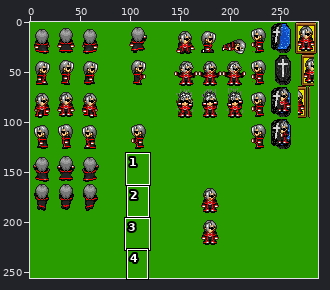
A sprite sheet gets an edit: CharSet/Actor_Valnar01.png. Above: a wide view before the commit, with the close-up outlined.
Close-up. Earlier state:
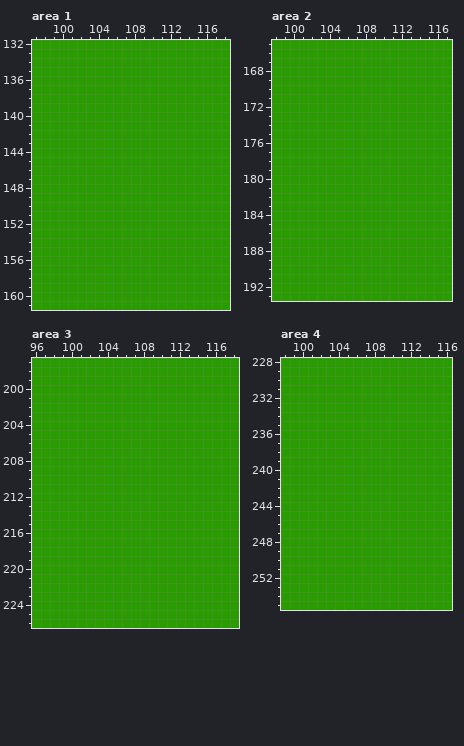
The file is 288x256 pixels. Colours within 5 levels of each other are drawn and written as one. Shown: area 1: x 97..118, y 132..161; area 2: x 98..117, y 165..193; area 3: x 96..118, y 197..226; area 4: x 98..116, y 228..255.
Once edited:
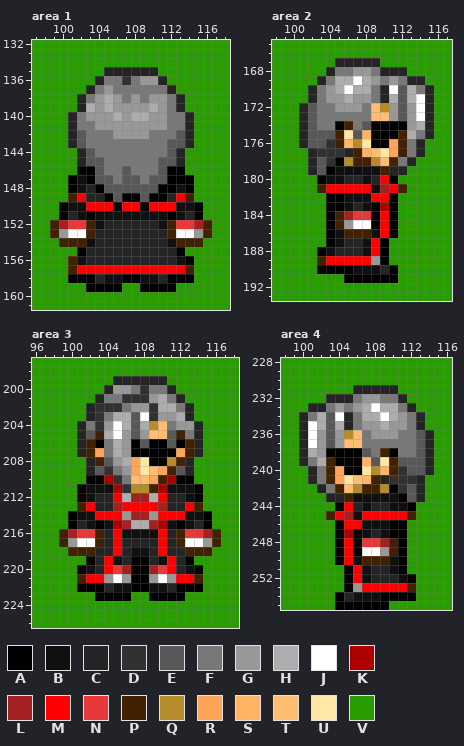
Palette (. is transparent): A #000000  B #101010  C #242424  D #313131  E #585858  F #787878  G #989898  H #adadad  J #ffffff  K #ad0000  L #a52121  M #ff0000  N #e73939  P #422100  Q #b58c29  R #ffa55a  S #ffb563  T #ffbd73  U #ffe7a5  V #299c00
Commit message: Updated Valnar (vampire) sprites with eyes closed
Change:
Changed rows in their new state; - is an unchanged pixel.
Area 1:
first column x 99:
135 ------CCCCCC------
136 -----CFFDFGGC-----
137 ----CFGFFFFFFC----
138 ---CFGHGFGFGGFC---
139 ---CHGHGGGGHGFC---
140 --CFGGGHGHHGGFFC--
141 --CFFGGGGGGGGFFC--
142 --CEFFFGGGGFFFEC--
143 --CEFFFFFFFFFEEC--
144 ---CEFFFFFFFFEC---
145 ---CEEFFFFFFEEC---
146 ---AAEFFEFFFEAA---
147 --ABAEEFEEFEEAAA--
148 --ABCAEEEEEEAABA--
149 --PMCCAEAAEAACMP--
150 -ABBMMMAMMAMMMBBA-
151 -ACBABBBBBBBBABCA-
152 PLNNPBCCCCCCBPNNLP
153 PGJJPCCCCCCCCPJJGP
154 -PPPBCCCCCCCCBPPP-
155 ---ACCCCCCCCCCA---
156 --PBCCCCCCCCCCBA--
157 --PMMMMMMMMMMMMP--
158 --AAACBBAABBCAAA--
159 ----AAAA--AAAA----
Area 2:
first column x 101:
167 ----CCCCC------
168 ---CFFGGFCCC---
169 --CFHHJHGFGFCC-
170 -CFGHJHHFCJEHFC
171 -CFGGHGGFCHEHJC
172 CEFFGGGFTQGEGJC
173 CEFFFFFFTTGEGJC
174 CEFFAPFEAAAAGHC
175 CEEEPUESAAAPHFC
176 CEEDPSQUAARPFC-
177 -CDDDCPSTURPFC-
178 -CEDAQPPQTPFC--
179 -CEABBBBBPCC---
180 --ABBCCBCMA----
181 --PMMMMMBLMP---
182 ---AABBBMMA----
183 ---AABCBAKA----
184 ---APLNNAMA----
185 ---APGJJAMA----
186 ---ABPPPBMA----
187 ---ABCCBMA-----
188 --ABCCCBMA-----
189 --PMMMMMGA-----
190 --AAAABBBCA----
191 -----AAAAAA----
Area 3:
first column x 99:
199 ------CCCCCC------
200 -----CGGFDFFC-----
201 ----CFFDDDGHFC----
202 ---CDDDFGGDHHFC---
203 ---CDFHHEJDGGHC---
204 --CFDGJHEHQTFGGC--
205 --CEPHJGEGTTEPFC--
206 --CPAFHGAEAAEAPC--
207 --CPRFHGAAAAARPC--
208 ---CPEGHRUAAQPC---
209 ---CEDFGRUTRPEC---
210 ---AAKDFTTRPKAA---
211 --ABBBKDQQPKBBBA--
212 --ABCCMHLLHMCCBA--
213 --PMCCLMMMMLCCMP--
214 -ABBMMMGLLGMMMBBA-
215 -ACBABKLHHLKBABCA-
216 PLNNPCMBBBBMCPNNLP
217 PGJJPCMCCCCMCPJJGP
218 -PPPCCMCBBCMCCPPP-
219 ---ACMBCAACBMCA---
220 --ABCMNLAALNMCBA--
221 --PMMGJGAAGJGMMP--
222 --AAACBBAABBCAAA--
223 ----AAAA--AAAA----
Area 4:
first column x 100:
231 ------CCCCC----
232 ---CCCFGGFFC---
233 -CCFGFGHJHHFC--
234 CFHEJCFHHJHGFC-
235 CJHEHCFGGHGGFC-
236 CJGEGQTFGGGFFEC
237 CJGEGTTFFFFFFEC
238 CHGAAAAEFPAFFEC
239 CFHPAAASEUPEEEC
240 -CFPRAAUQSPDEEC
241 -CFPRUTSPCDDDC-
242 --CFPTQPPQADEC-
243 ---CCPBBBBBAEC-
244 ----AMCBCCBBA--
245 ---PMLBMMMMMP--
246 ----AMMBBBAA---
247 ----AKABCBAA---
248 ----AMANNLPA---
249 ----AMAJJGPA---
250 ----AMBPPPBA---
251 -----AMBCCBA---
252 -----AMBCCCBA--
253 -----AGMMMMMP--
254 ----ACBBBAAAA--
255 ----AAAAAA-----
Boxes around the changes in both close-ups, in picture pixels (x1, y1, x2, y2):
changed: (50, 67, 212, 292)
changed: (299, 58, 434, 283)
changed: (59, 376, 221, 601)
changed: (299, 385, 434, 610)
